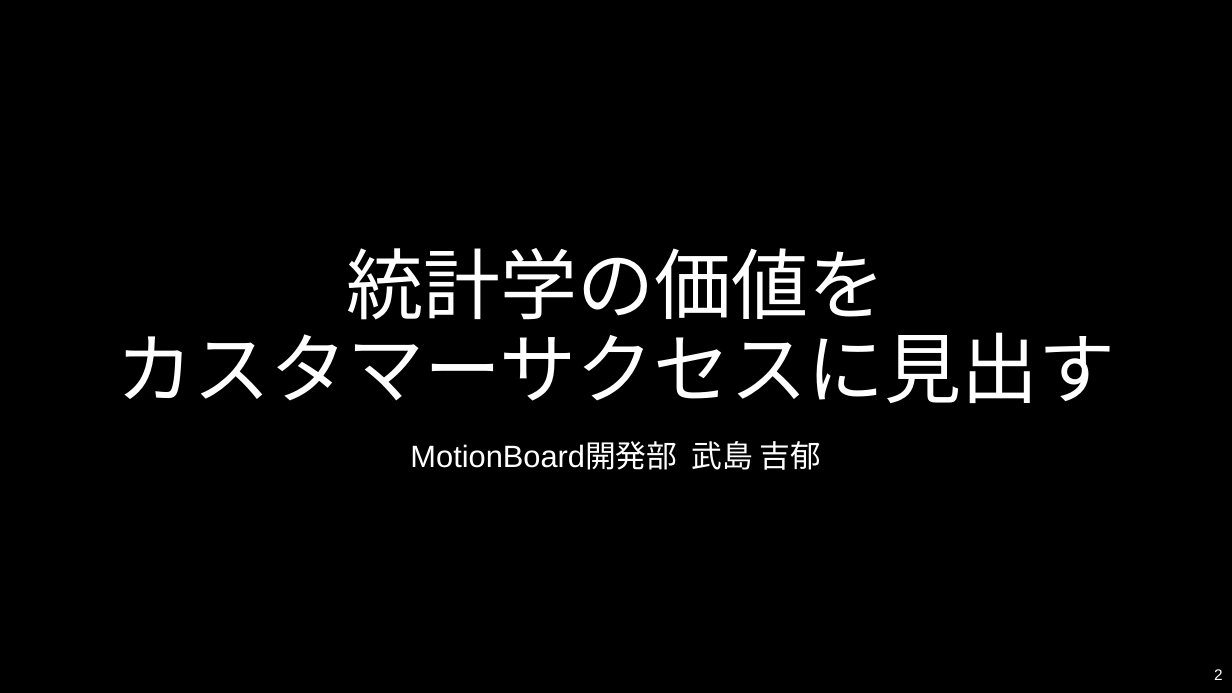
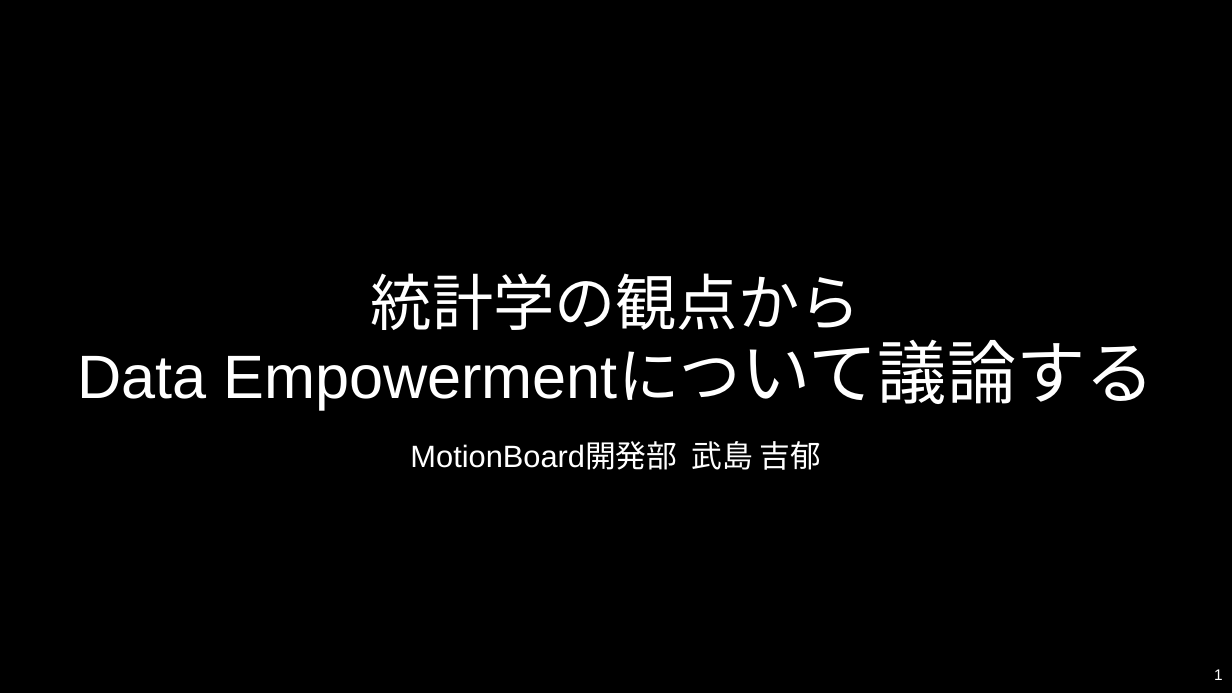
Before and after one commit to Yoshifumi14/stats, a slide deck: slide 1 of slide/lib/LT資料「統計学とは」.pptx (slide 2 before the commit). Drawn at 1232x693 pixels with LibreOffice and Linux fonts; fonts in the diff are those of the drawing; background and template pictures are left out. Boxes give left, top, right and bottom in pixels: in the first picture for what was removed or moved away, otherwise in the second. Text is boxed around its words. In the diff, an @@ line names an element or a change of style, - is before the commit and + after.

```diff
--- a/slide/lib/LT資料「統計学とは」.pptx
+++ b/slide/lib/LT資料「統計学とは」.pptx
@@ title at bbox=[77, 273, 861, 399]: text changed; size 60 to 47.7 pt @@
-統計学の価値を
-カスタマーサクセスに見出す
+統計学の観点から
+Data Empowermentについて議論する
@@ page number at bbox=[1214, 669, 1223, 680]: text changed @@
-2
+1
```
Also in this commit, not shown: 1 slide removed, 11 other files.
